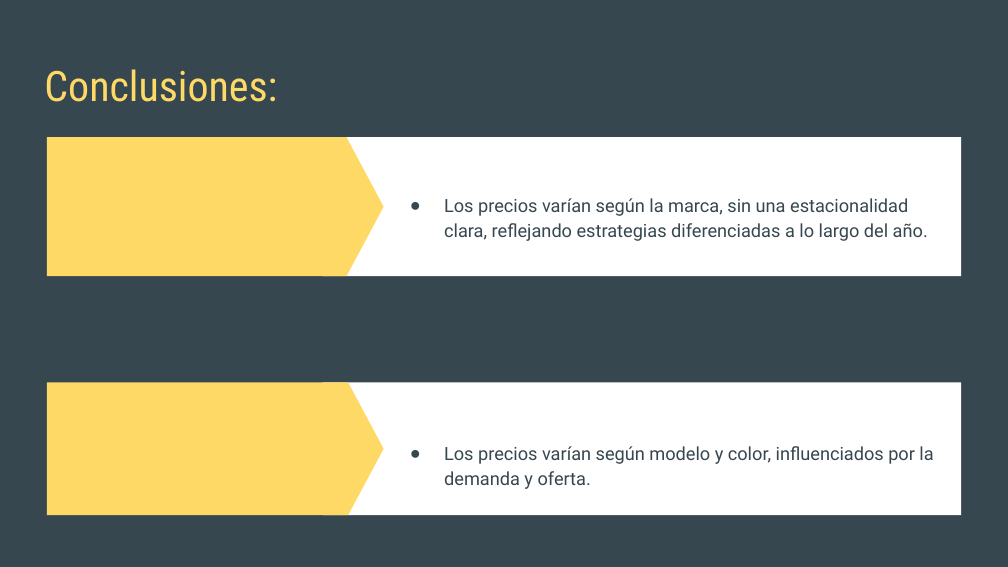
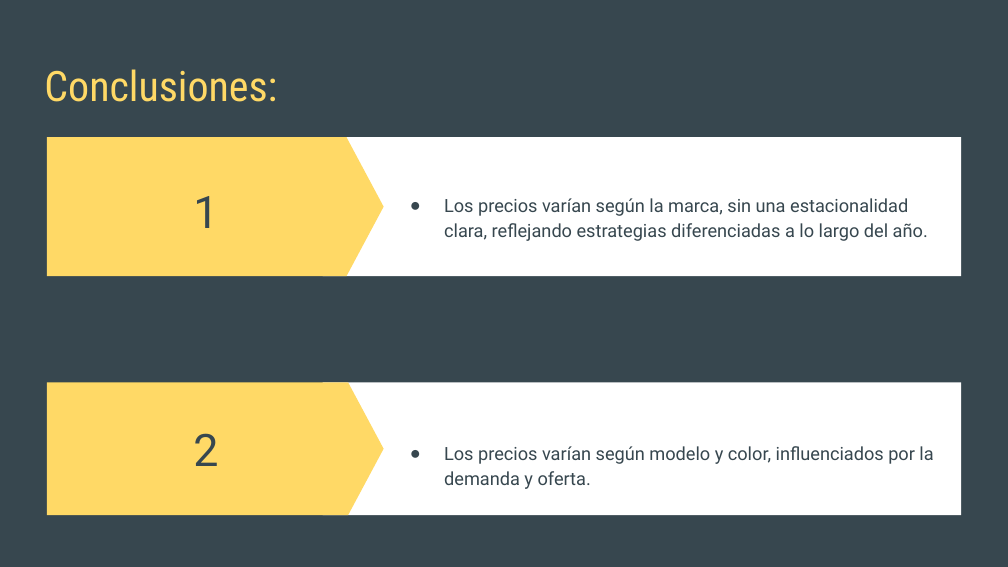
Before and after one commit to estcr/lab-3er-semana, a slide deck: slide 9 of Presentación zapatillas Crossfit.pptx. Drawn at 1008x567 pixels with LibreOffice and Linux fonts; fonts in the diff are those of the drawing. Boxes give left, top, right and bottom in pixels: in the first picture for what was removed or moved away, otherwise in the second. Text is boxed around its words. In the diff, an @@ line names an element or a change of style, - is before the commit and + after.

```diff
--- a/Presentación zapatillas Crossfit.pptx
+++ b/Presentación zapatillas Crossfit.pptx
@@ text added at (193,196,218,228), 32 pt, text #37474F @@
+1
@@ text added at (193,433,218,466), 32 pt, text #37474F @@
+2
```
Also in this commit, not shown: 4 other slides changed.
